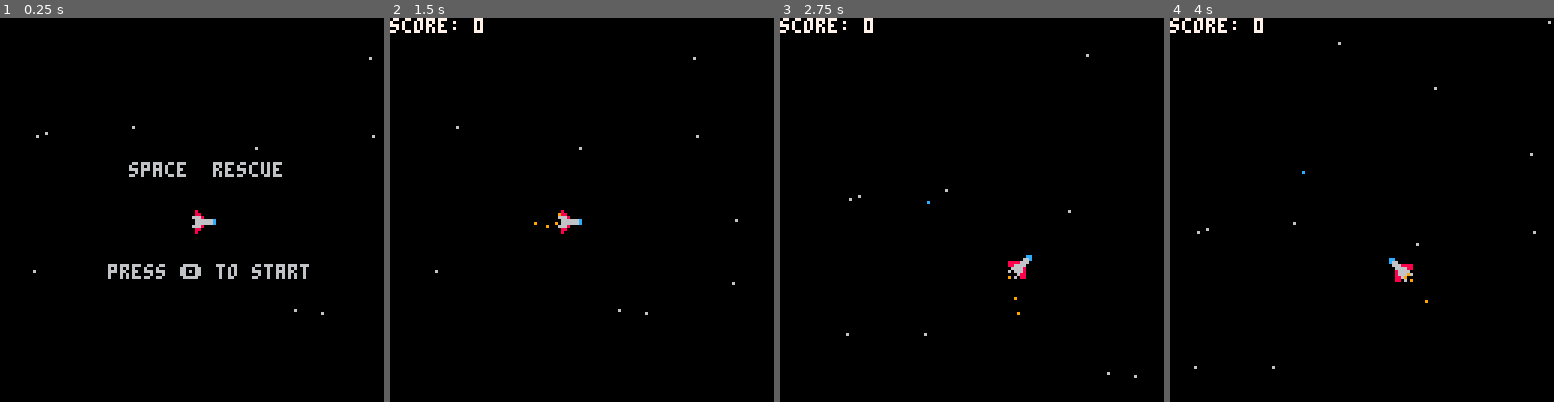
Above: before the commit, frames 1-4 (left to right).
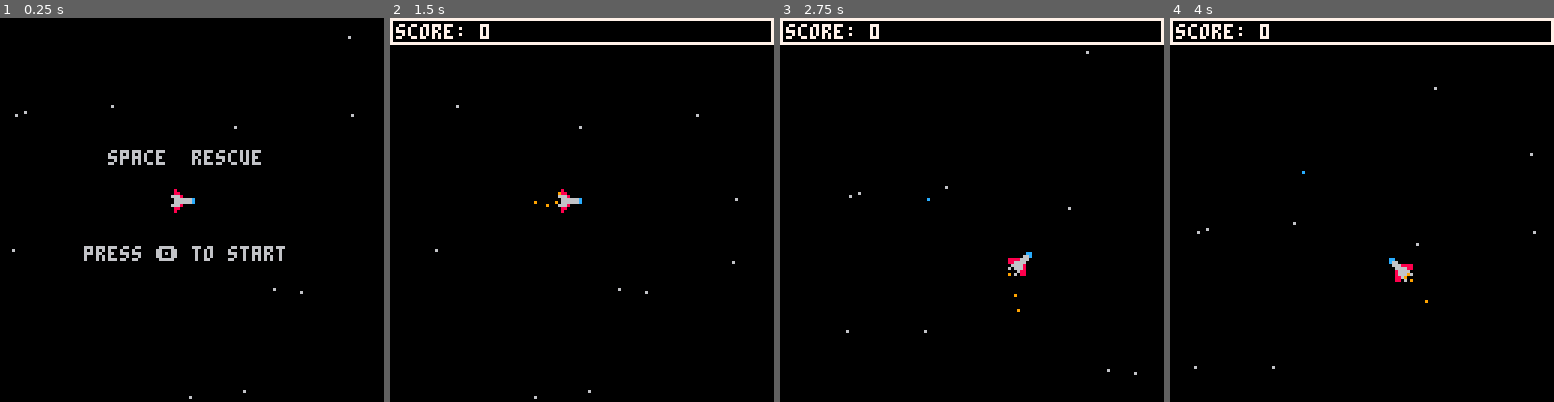
Above: after the commit, the same moments.

Repository: nsatragno/pico8-carts
Game: PICO-8 cartridge space_rescue.p8
Same seed, same stepped clock (60 frames per second), same inputs: the game is played once before the commit and once after it.
Inputs:
- Up to frame 1 (0.25 s): no input
- Up to frame 2 (1.5 s): tap O (Z key) at 0.7 s
- Up to frame 3 (2.75 s): hold Right 1.6-2.1 s; tap O (Z key) at 1.7, 2.1, 2.5 s; hold Up 2.15-2.42 s; hold Right from 2.47 s (still down)
- Up to frame 4 (4 s): tap O (Z key) at 2.9, 3.3, 3.7 s; release Right at 3.03 s; hold Left 3.08-3.58 s; hold Down 3.63-3.97 s

The runs differ from the first frame. In frame 1, 3.3% of the frame differs, in the area x 3-98%, y 4-100%; in frame 2, 2.5%; in frame 3, 2.3%; in frame 4, 2.0%.

Commit message:
Add score and center text automatically

Diff:
--- a/space_rescue.p8
+++ b/space_rescue.p8
@@ -1,6 +1,14 @@
 pico-8 cartridge // http://www.pico-8.com
 version 23
 __lua__
+-- centers a string by adding padding to it
+function center(string)
+ for i = 1, (31 - #string) / 2 do
+  string = " "..string
+ end
+ return string
+end
+
 function clamp(a)
  return flr(a * 8) / 8
 end
@@ -103,11 +111,11 @@
 
 function _init()
  game_over_messages = {
-  "     hahaha, git good scrub     ",
-  "         you suuuuuuuck         ",
-  "         git good, noob         ",
-  "           l2p  scrub           ",
-  "      get duuuuuuuunked on      ",
+  "hahaha, git good scrub",
+  "you suuuuuuuck",
+  "git good, noob",
+  "l2p  scrub",
+  "get duuuuuuuunked on",
  }
  astro_dead_messages = {
   "you're supposed to rescue them",
@@ -168,8 +176,8 @@
  dy = 0
  a = 0
  s = 0
- camera_x = x - 64 + dx * 30
- camera_y = y - 64 + dy * 30
+ camera_x = x - 56 + dx * 30
+ camera_y = y - 56 + dy * 30
  fire = false
  parts = {}
  shots = {}
@@ -481,7 +489,8 @@
  camera_y = (y - 56 + camera_dy) * 0.05
           + (camera_y * 0.95)
  camera_x = flr(mid(0, camera_x, 1024 - 128))
- camera_y = flr(mid(0, camera_y, 512 - 128))
+ -- allow the camera to go up 8 pixels to make room for the HUD.
+ camera_y = flr(mid(-8, camera_y, 512 - 128))
 
  camera(camera_x, camera_y)
 
@@ -574,17 +583,21 @@
  -- draw the hud
  camera()
  if state == "menu" then
-  print("space  rescue", 43, 48)
-  print("press 🅾️ to start", 36, 82)
+  print(center("space  rescue"), 0, 44)
+  print(center("press 🅾️ to start"), 0, 76)
  elseif state == "game over" then
-  print("game over", 45, 48, 8)
-  print(game_over_message, 0, 56, 11)
-  print("     press 🅾️ to try again", 4, 72, 7)
+  print(center("game  over"), 0, 48, 8)
+  print(center("score: "..score), 0, 56, 11)
+  print(center(game_over_message), 0, 64, 11)
+  print(center("press 🅾️ to try again"), 0, 72, 7)
  else
-  print("score: "..score, 7)
+  rectfill(0, 0, 127, 8, 0)
   if current_message then
-   print(current_message, current_message_color)
-  end
+   print(current_message, 2, 2, current_message_color)
+  else
+   print("score: "..score, 2, 2, 7)
+  end
+  rect(0, 0, 127, 8)
  end
 
 end
